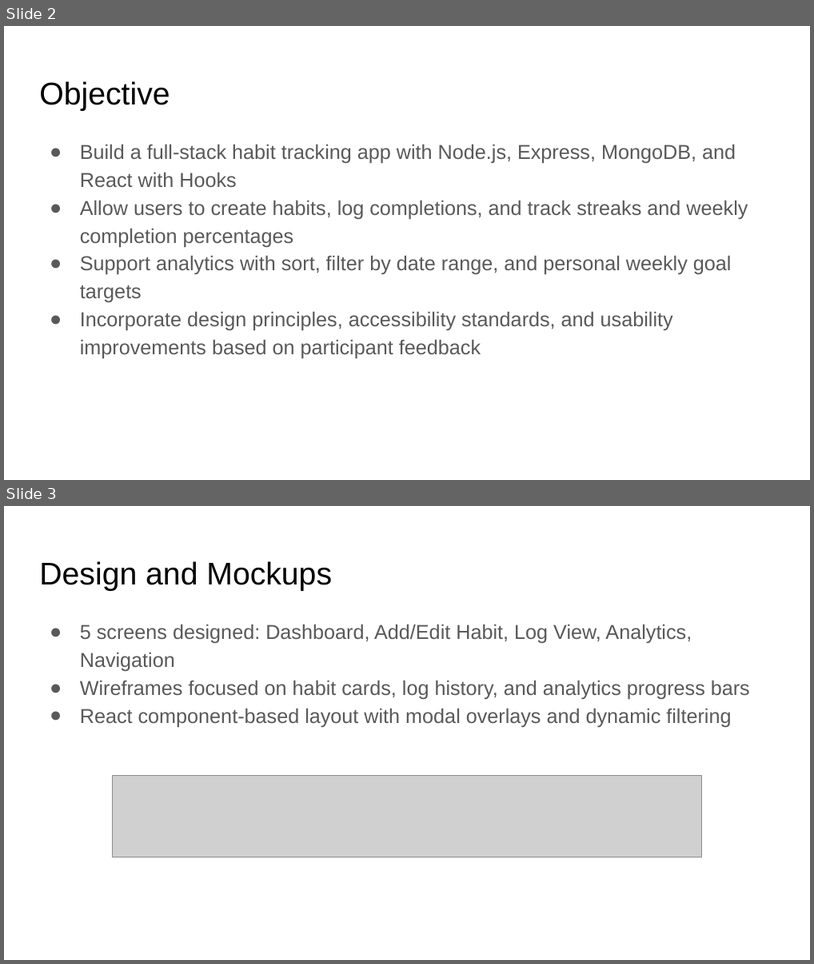
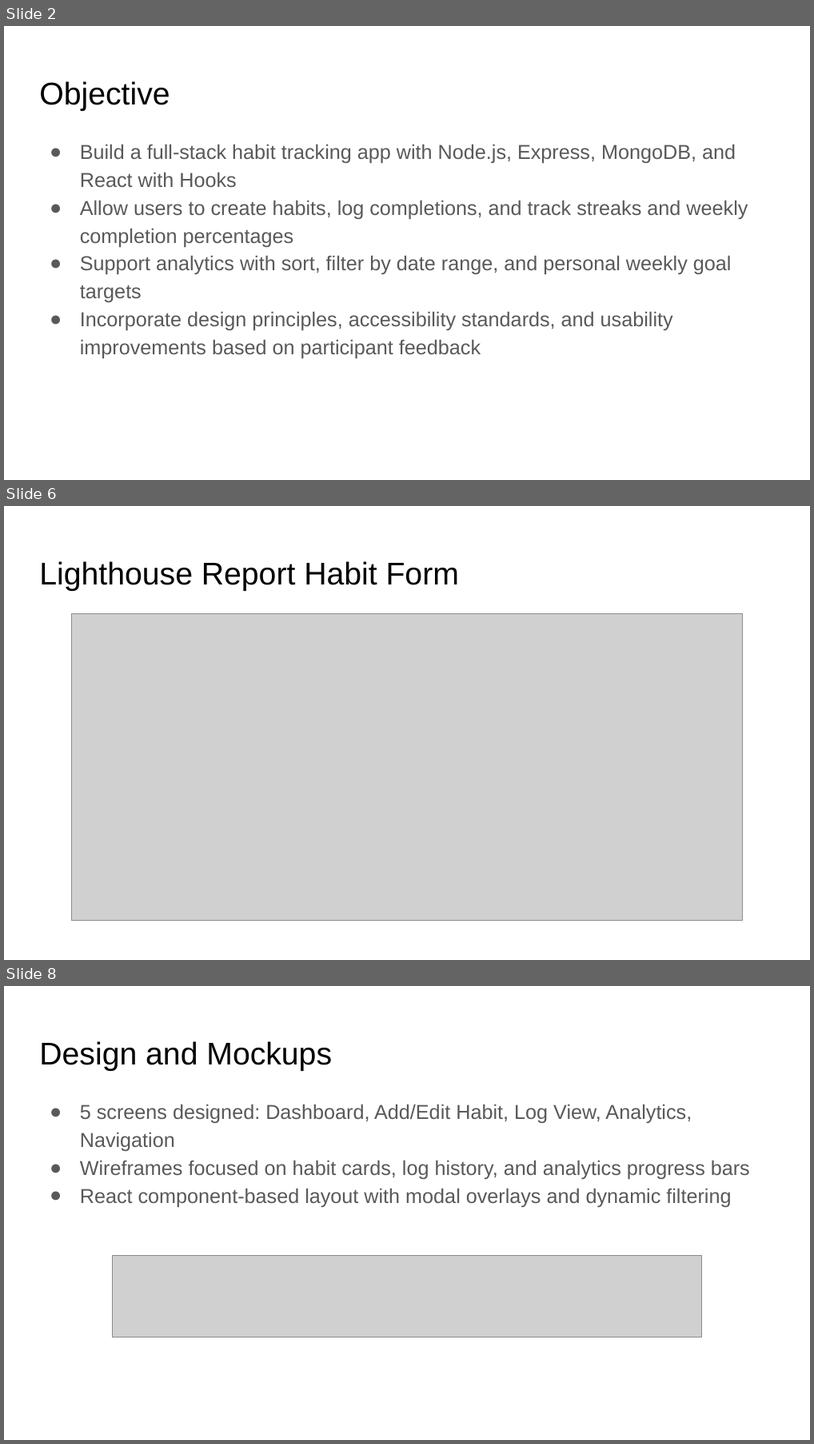
Before and after one commit to aniketnandi/Habit-Forge, a slide deck: Final Project_HabitForge_Presentation.pptx. Shown one above the other, each under a label of ours: slides 2 and 3 before the commit, slides 2, 6 and 8 after it; the slides between them are not shown. The pictures are 814x964 and 814x1444 pixels, drawn with LibreOffice and Linux fonts; fonts in the diff are those of the drawing; grey boxes stand for pictures. Boxes give left, top, right and bottom in pixels: in the first picture for what was removed or moved away, otherwise in the second. Text is boxed around its words. In the diff, an @@ line names an element or a change of style, - is before the commit and + after.

```diff
--- a/Final Project_HabitForge_Presentation.pptx
+++ b/Final Project_HabitForge_Presentation.pptx
@@ slide 6 added at (4, 506, 810, 960), background #FFFFFF @@
@@ title added at (39, 561, 459, 591), 28 pt, text #000000 @@
+Lighthouse Report Habit Form
@@ picture added at (72, 613, 743, 920) @@
@@ what was slide 3 is now slide 8 @@
```
Also in this commit, not shown: 1 slide changed, 4 other slides added, 2 other files.
